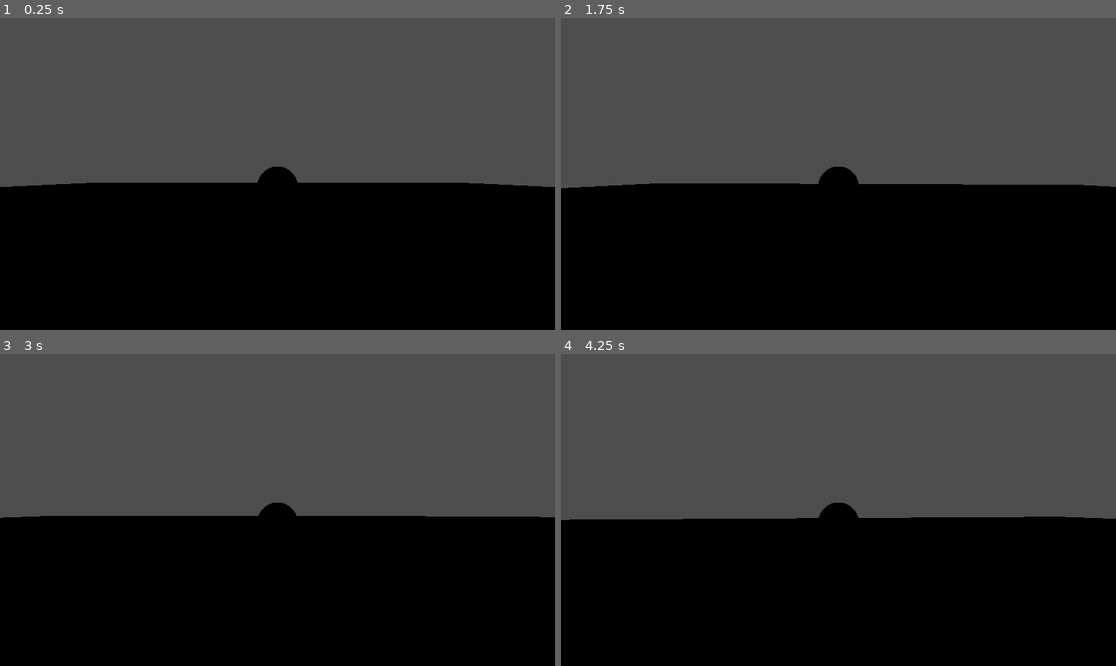
Above: before the commit, frames 1-4 (two rows, left to right).
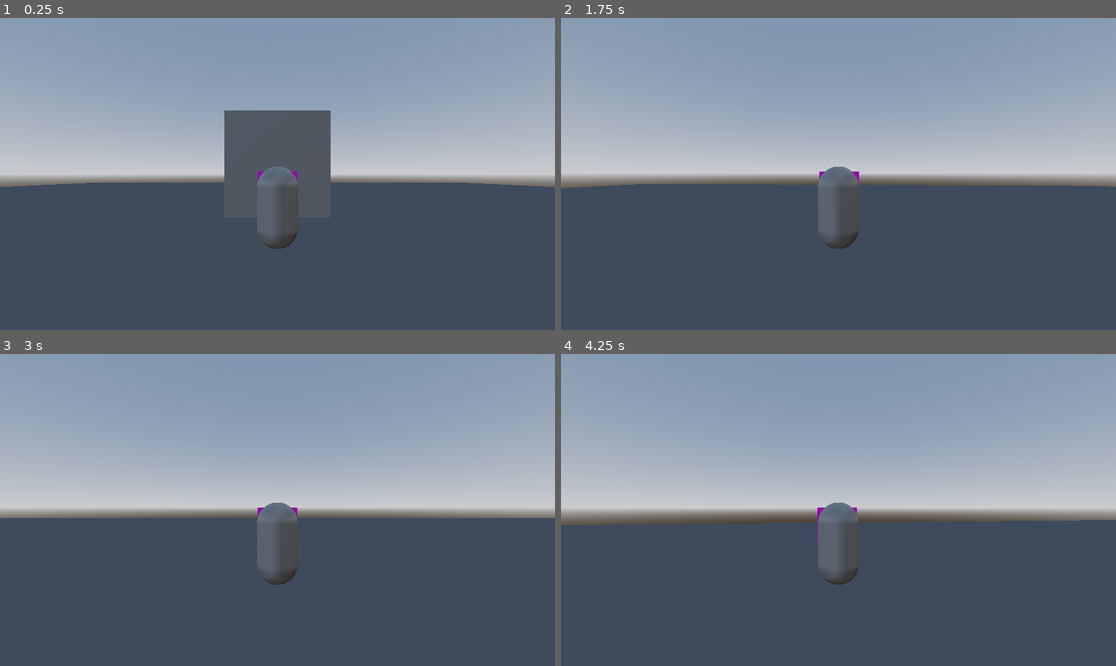
Above: after the commit, the same moments.

Repository: c-dez/3d-game
Game: Godot game, scene res://escenes/world/world.tscn
Same seed, same stepped clock (60 frames per second), same inputs: the game is played once before the commit and once after it.
Inputs (mouse positions are in pixels of both pictures, inside the frame that each line leads up to):
- Up to frame 1 (0.25 s): no input
- Up to frame 2 (1.75 s): tap Enter (ui_accept) at 0.5, 0.77, 1.52 s; move the mouse to (866, 174) at 0.52 s; hold W (forward) from 0.53 s (still down); move the mouse to (810, 174) at 1.27 s
- Up to frame 3 (3 s): keep holding W (forward); move the mouse to (288, 503) at 2.02 s; move the mouse to (271, 516) at 2.77 s
- Up to frame 4 (4.25 s): keep holding W (forward); tap Enter (ui_accept) at 3.02, 3.77 s; move the mouse to (877, 513) at 3.52 s

The runs differ from the first frame. In frame 1, 96% of the frame differs, in the area x 0-100%, y 0-100%; in frame 2, 100%; in frame 3, 100%; in frame 4, 100%.

Commit message:
terminado move()

Diff:
--- a/escenes/player/camera/player_camera.gd
+++ b/escenes/player/camera/player_camera.gd
@@ -8,15 +8,13 @@
 var mouse_sens: float = 0.25 / 3 # 60 fps
 var camera_input_direction: Vector2 = Vector2.ZERO
 
+
 func _ready() -> void:
-	# top_level = true
-	# if player is not Player:
-	# 	printerr("PlayerCamera reference to Player is invalid")
-
 	Input.mouse_mode = Input.MOUSE_MODE_CAPTURED
 
+
 func _process(_delta: float) -> void:
-	var degres:int = 30
+	var degres: int = 30
 	# vertical
 	rotation.x -= camera_input_direction.y * _delta
 	#horizontal
@@ -30,4 +28,3 @@
 func _unhandled_input(event: InputEvent) -> void:
 	if event is InputEventMouseMotion:
 		camera_input_direction = event.screen_relative * mouse_sens
-	pass
--- a/escenes/player/player.gd
+++ b/escenes/player/player.gd
@@ -2,15 +2,14 @@
 extends CharacterBody3D
 
 
-const SPEED: float = 5.0
+const SPEED: float = 8.0
 const JUMP_VELOCITY: float = 4.5
 
-@export var player_camera : PlayerCamera
-@onready var visuals:MeshInstance3D = get_node("Visuals")
+@export var player_camera: PlayerCamera
+@onready var visuals: MeshInstance3D = get_node("Visuals")
 
 func _ready() -> void:
-	if player_camera is not PlayerCamera:
-		printerr("player_camara reference is invalid")
+	debug_start()
 
 func _physics_process(_delta: float) -> void:
 	move()
@@ -22,15 +21,24 @@
 
 
 func move() -> void:
-	var input_dir: Vector2 = Input.get_vector(Keybindings.left, Keybindings.right, Keybindings.forward, Keybindings.backwards)
-	var direction: Vector3 = (transform.basis * Vector3(input_dir.x, 0, input_dir.y)).normalized()
-	if direction:
+	# movimiento normalizado combinando los inputs de jugador con la direccion de que la camera mira
+	var raw_input: Vector2 = Input.get_vector(Keybindings.left, Keybindings.right, Keybindings.forward, Keybindings.backwards)
+
+	# obtiene los vectores de la camara
+	var forward: Vector3 = player_camera.global_basis.z
+	var right: Vector3 = player_camera.global_basis.x
+	# ignorar  y de forward/right para mantener movimiento en z x constante
+	forward.y = 0
+	right.y = 0
+	# combina los valores de camera vars y raw_input para crear un Vector3 para que "enfrente" siempre sea hacia donde la camara mira
+	var direction: Vector3 = forward * raw_input.y + right * raw_input.x
+	direction = direction.normalized()
+	if direction != Vector3.ZERO:
 		velocity.x = direction.x * SPEED
 		velocity.z = direction.z * SPEED
 	else:
 		velocity.x = move_toward(velocity.x, 0, SPEED)
 		velocity.z = move_toward(velocity.z, 0, SPEED)
-	pass
 
 
 func jump() -> void:
@@ -43,4 +51,7 @@
 		velocity += get_gravity() * _delta
 
 
-# entonces helix?
+func debug_start() -> void:
+	# codigos para prevenir errores en _start
+	if player_camera is not PlayerCamera:
+		printerr("player_camara reference is invalid")
--- a/escenes/player/player.tscn
+++ b/escenes/player/player.tscn
@@ -7,8 +7,15 @@
 
 [sub_resource type="CapsuleMesh" id="CapsuleMesh_jc7hd"]
 
-[node name="Player" type="CharacterBody3D"]
+[sub_resource type="StandardMaterial3D" id="StandardMaterial3D_sniej"]
+albedo_color = Color(1, 0.0392157, 1, 1)
+
+[sub_resource type="BoxMesh" id="BoxMesh_6mcrl"]
+material = SubResource("StandardMaterial3D_sniej")
+
+[node name="Player" type="CharacterBody3D" node_paths=PackedStringArray("player_camera")]
 script = ExtResource("1_jc7hd")
+player_camera = NodePath("PlayerCamera")
 
 [node name="CollisionShape3D" type="CollisionShape3D" parent="."]
 shape = SubResource("CapsuleShape3D_82eut")
@@ -16,5 +23,9 @@
 [node name="Visuals" type="MeshInstance3D" parent="."]
 mesh = SubResource("CapsuleMesh_jc7hd")
 
+[node name="MeshInstance3D" type="MeshInstance3D" parent="Visuals"]
+transform = Transform3D(1, 0, 0, 0, 1, 0, 0, 0, 1, 0, 0.376285, -0.670031)
+mesh = SubResource("BoxMesh_6mcrl")
+
 [node name="PlayerCamera" parent="." instance=ExtResource("2_sniej")]
 transform = Transform3D(1, 0, 0, 0, 1, 0, 0, 0, 1, 0, 0.812631, 0)
--- a/escenes/world/world.tscn
+++ b/escenes/world/world.tscn
@@ -1,11 +1,27 @@
-[gd_scene load_steps=3 format=3 uid="uid://c6i1bgtyhwimm"]
+[gd_scene load_steps=6 format=3 uid="uid://c6i1bgtyhwimm"]
 
 [ext_resource type="PackedScene" uid="uid://cmshly5qv2v42" path="res://escenes/player/player.tscn" id="1_1a6sk"]
+
+[sub_resource type="ProceduralSkyMaterial" id="ProceduralSkyMaterial_1a6sk"]
+sky_horizon_color = Color(0.662243, 0.671743, 0.686743, 1)
+ground_horizon_color = Color(0.662243, 0.671743, 0.686743, 1)
+
+[sub_resource type="Sky" id="Sky_2myj7"]
+sky_material = SubResource("ProceduralSkyMaterial_1a6sk")
+
+[sub_resource type="Environment" id="Environment_kkkkj"]
+background_mode = 2
+sky = SubResource("Sky_2myj7")
+tonemap_mode = 2
+glow_enabled = true
 
 [sub_resource type="StandardMaterial3D" id="StandardMaterial3D_wkcf0"]
 albedo_color = Color(0.404511, 0.404511, 0.404511, 1)
 
 [node name="World" type="Node3D"]
+
+[node name="WorldEnvironment" type="WorldEnvironment" parent="."]
+environment = SubResource("Environment_kkkkj")
 
 [node name="Floor" type="CSGBox3D" parent="."]
 transform = Transform3D(1, 0, 0, 0, 1, 0, 0, 0, 1, 0, -0.329976, 0)
@@ -15,3 +31,7 @@
 
 [node name="Player" parent="." instance=ExtResource("1_1a6sk")]
 transform = Transform3D(1, 0, 0, 0, 1, 0, 0, 0, 1, 0, 2, 0)
+
+[node name="CSGBox3D" type="CSGBox3D" parent="."]
+transform = Transform3D(1, 0, 0, 0, 1, 0, 0, 0, 1, 0, 3, -7)
+size = Vector3(5, 5, 5)
--- a/project.godot
+++ b/project.godot
@@ -13,6 +13,7 @@
 config/name="3d-game"
 run/main_scene="uid://c6i1bgtyhwimm"
 config/features=PackedStringArray("4.4", "Forward Plus")
+run/max_fps=60
 config/icon="res://icon.svg"
 
 [autoload]
Not shown: 1 places in escenes/player/player.tscn that only renumber resources
